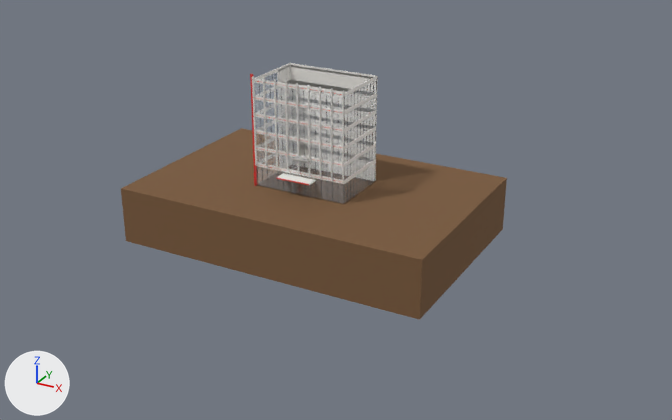
The glTF model assets/building/FACADE.glb: old version first, new version second.
The view is the same before and after, from a camera (50 mm lens) standing at (107.2, -184.9, 86.3) and looking at (4.3, 2.3, -7.2). The axes (+X, +Y, +Z) are drawn at lower left. The lights are the same throughout. The picture after the commit comes second. Where no turn or scale is listed for an object, it has been applied to the vertices. Vertices at exactly the same position are counted once.

In view in the first picture: 'LV_FACADE', 'facade_glass_e', 'facade_glass_s' and 3 more.
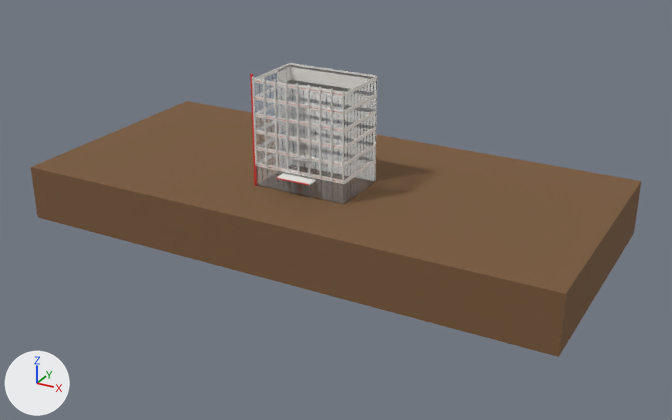
Where the newer file only moved an object's origin or applied its transform, the numbers keep the older frame.

What the commit changed:
me_lv_facade is used by ob_lv_facade; location (0.0, 0.0, 6.9).
me_lv_facade had 664 vertices, 1092 faces and spanned x -40.0..40.0, y -26.0..26.0, z -21.1..21.1.
me_lv_facade now has 664 vertices, 1092 faces and spans x -70.0..70.0, y -26.0..40.0, z -21.1..21.1.
me_lv_facade part 1: all 7 vertices in x -40.0, y -26.0..8.4, z -21.1..-6.9 are moved by (-30.0, 0.0, 0.0).
me_lv_facade part 2: all 7 vertices in x 40.0, y -26.0..8.4, z -21.1..-6.9 are moved by (30.0, 0.0, 0.0).
me_lv_facade part 3: all 3 vertices in x 40.0, y 26.0, z -21.1..-6.9 are moved by (30.0, 14.0, 0.0).
Other edits to the shape of me_lv_facade do not show in these pictures.

What differs and where, as boxes [x1, y1, x2, y2] in the pictures (672 x 420 px; the box of a moved part takes in the faces that stretch with it):
'LV_FACADE', reshaped (58% wider, 14% taller)
    before: [121, 63, 507, 320]
    after: [31, 63, 641, 357]
part 1 of me_lv_facade, moved or reshaped
    before: [167, 147, 254, 185]
    after: [79, 130, 254, 185]
part 2 of me_lv_facade, moved or reshaped
    before: [121, 166, 482, 320]
    after: [31, 147, 610, 357]
part 3 of me_lv_facade, moved or reshaped
    before: [205, 128, 507, 319]
    after: [120, 101, 641, 356]
